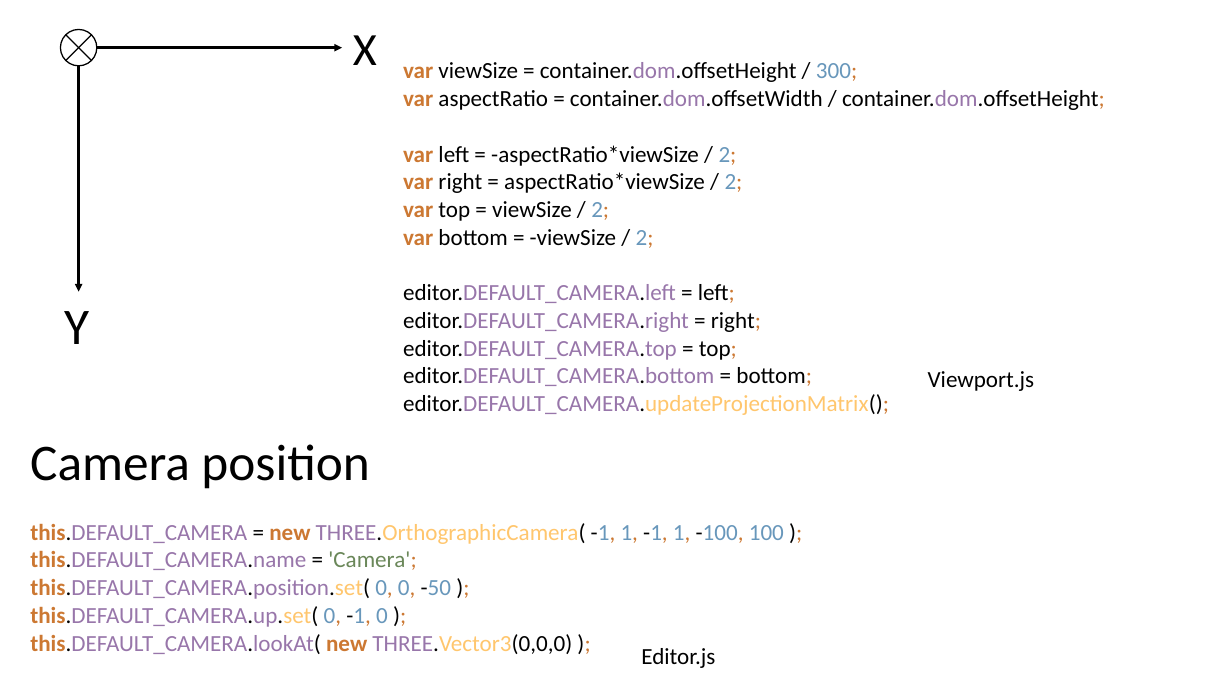
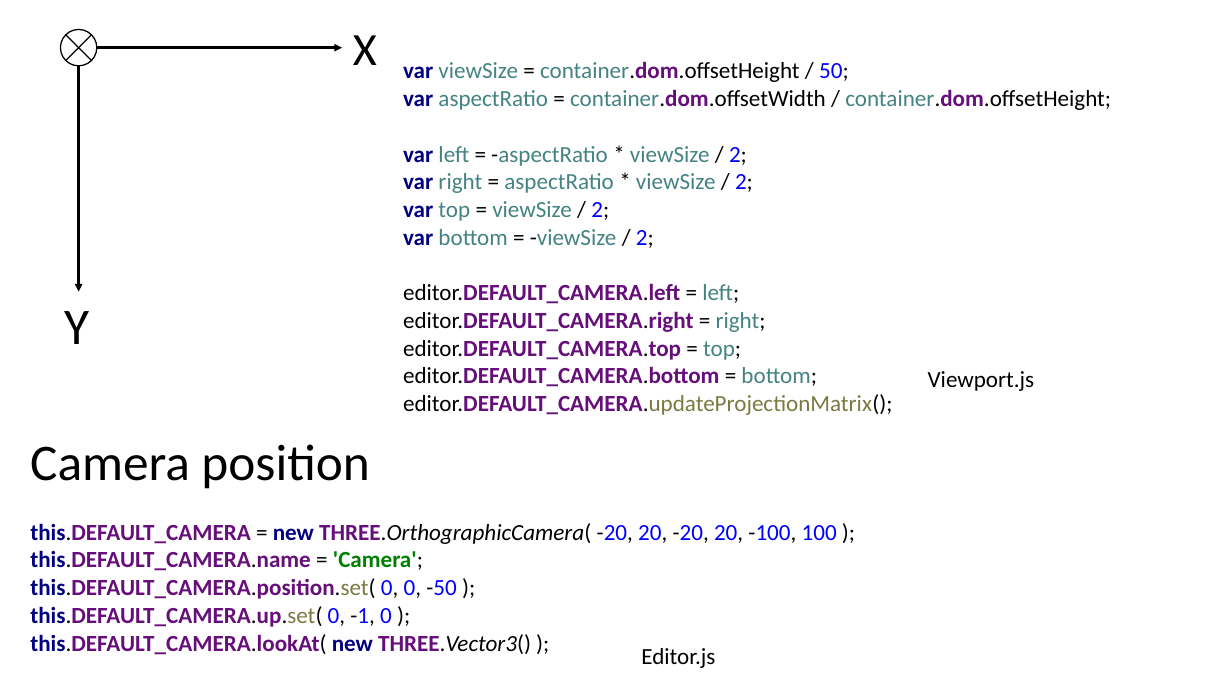
Before and after one commit to zhaozj89/Live-Emoji, a slide deck: slide 2 of doc/diagram.pptx. Drawn at 1232x693 pixels with LibreOffice and Linux fonts; fonts in the diff are those of the drawing. Boxes give left, top, right and bottom in pixels: in the first picture for what was removed or moved away, otherwise in the second. Text is boxed around its words. In the diff, an @@ line names an element or a change of style, - is before the commit and + after.

```diff
--- a/doc/diagram.pptx
+++ b/doc/diagram.pptx
@@ text at [403,61,1111,415]: text changed; text colour #000000 to #458383 @@
-var viewSize = container.dom.offsetHeight / 300;
-var aspectRatio = container.dom.offsetWidth / container.dom.offsetHeight;
-var left = -aspectRatio*viewSize / 2;
-var right = aspectRatio*viewSize / 2;
-var top = viewSize / 2;
-var bottom = -viewSize / 2;
-editor.DEFAULT_CAMERA.left = left;
-editor.DEFAULT_CAMERA.right = right;
-editor.DEFAULT_CAMERA.top = top;
-editor.DEFAULT_CAMERA.bottom = bottom;
-editor.DEFAULT_CAMERA.updateProjectionMatrix();
+var viewSize = container.dom.offsetHeight / 50;
+var aspectRatio = container.dom.offsetWidth / container.dom.offsetHeight;
+var left = -aspectRatio * viewSize / 2;
+var right = aspectRatio * viewSize / 2;
+var top = viewSize / 2;
+var bottom = -viewSize / 2;
+editor.DEFAULT_CAMERA.left = left;
+editor.DEFAULT_CAMERA.right = right;
+editor.DEFAULT_CAMERA.top = top;
+editor.DEFAULT_CAMERA.bottom = bottom;
+editor.DEFAULT_CAMERA.updateProjectionMatrix();
@@ text at [30,523,837,655]: text changed; text colour #9876AA to #660E7A; bold on @@
-this.DEFAULT_CAMERA = new THREE.OrthographicCamera( -1, 1, -1, 1, -100, 100 );
-this.DEFAULT_CAMERA.name = 'Camera';
-this.DEFAULT_CAMERA.position.set( 0, 0, -50 );
-this.DEFAULT_CAMERA.up.set( 0, -1, 0 );
-this.DEFAULT_CAMERA.lookAt( new THREE.Vector3(0,0,0) );
+this.DEFAULT_CAMERA = new THREE.OrthographicCamera( -20, 20, -20, 20, -100, 100 );
+this.DEFAULT_CAMERA.name = 'Camera';
+this.DEFAULT_CAMERA.position.set( 0, 0, -50 );
+this.DEFAULT_CAMERA.up.set( 0, -1, 0 );
+this.DEFAULT_CAMERA.lookAt( new THREE.Vector3() );
```
Also in this commit, not shown: 4 other files.
